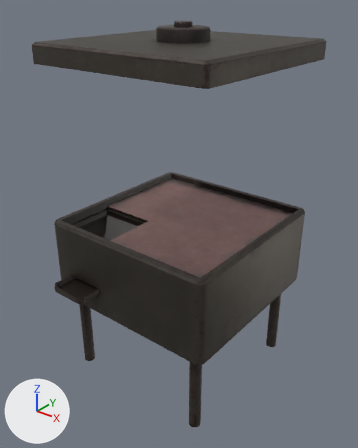
An edit to the FBX model Assets/models/UFO/DevilCatcher/ufo_base.fbx, drawn before and after from the same camera.
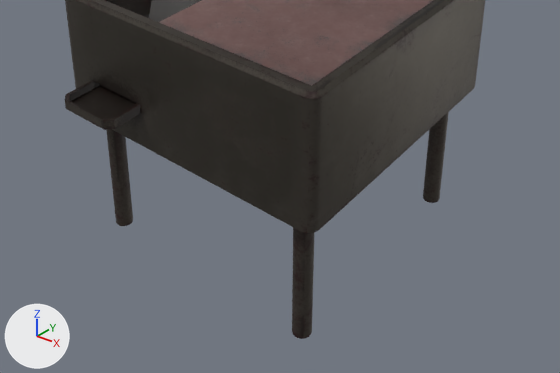
Each version appears first whole from a 50 mm camera at (9.34, -10.63, 7.12) aimed at (0.46, 0.47, 0.24), and next in a close-up on the part from 5% to 97% of the width and 51% to 100% of the height. The axes (+X, +Y, +Z) are drawn at lower left. The lights are the same throughout. The last two pictures show the newer version. Where no turn or scale is listed for an object, it has been applied to the vertices.

Objects in the first close-up: 'base.018'.
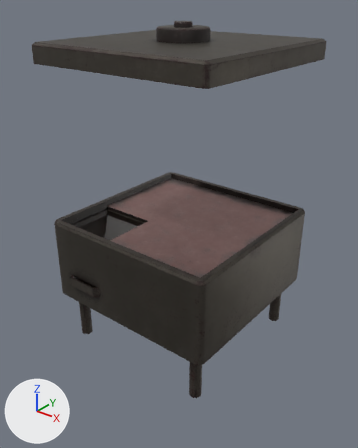
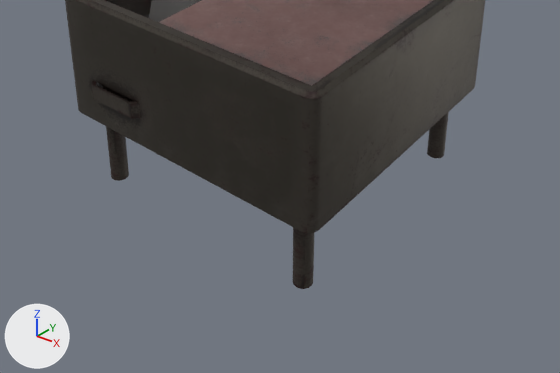
Edits to the scene script, one JSON object a line:
```json
{"block": "me_円柱_028", "where": "# used by ob_base_018; location = (0.14, 0.64, -0.22)"}
{"op": "remove", "block": "me_円柱_028", "code": "me_円柱_028.from_pydata(...)  # 698 vertices, 460 faces; spans x -2.8..3.1, y -3.48..3.18, z -4.99..6.41"}
{"op": "add", "block": "me_円柱_028", "code": "me_円柱_028.from_pydata(...)  # 670 vertices, 442 faces; spans x -2.8..3.1, y -2.72..3.18, z -3.77..6.41"}
{"block": "me_円柱_028", "change": "me_円柱_028 part 1"}
{"block": "me_円柱_028", "change": "32 vertices are removed from x -2.12..-0.8, y -3.48..-2.62, z -1.34..-1.14"}
{"block": "me_円柱_028", "change": "20 faces are deleted"}
{"block": "me_円柱_028", "change": "128 vertices in x -2.43..2.73, y -2.36..2.82, z -4.99 move by (0.0, 0.0, 1.22)"}
{"block": "me_円柱_028", "change": "3 vertices in x -2.06..-0.87, y -2.72..-2.61, z -1.14 move by (0.0, 0.0, 0.02)"}
{"block": "me_円柱_028", "change": "5 vertices move from x -2.08..-0.87, y -2.72..-2.39, z -1.34..-0.92 to x -2.08..-0.87, y -2.72..-2.39, z -1.44..-0.91"}
{"block": "me_円柱_028", "change": "4 vertices are added at (-2.12, -2.72, -1.13), (-0.8, -2.72, -1.13), (-0.8, -2.72, -1.44), (-2.12, -2.72, -1.44)"}
{"block": "me_円柱_028", "change": "2 new faces join them, mat_base"}
{"op": "add", "block": "me_円柱_028_1", "code": ["me_円柱_028_1 = bpy.data.meshes.new('円柱.028')", "me_円柱_028_1.from_pydata(...)  # 33 vertices, 15 faces; spans x -0.643..0.684, y -0.451..0.413, z -0.128..0.19", "me_円柱_028_1.materials.append(mat_base)"]}
{"op": "add", "block": "ob_base_002", "code": ["ob_base_002 = bpy.data.objects.new('base.002', me_円柱_028_1)", "ob_base_002.location = (-1.34, -1.75, -1.54)"]}
```

Location of each change, (x1, y1, x2, y2) in pixels of the close-ups (560 x 373 px; the box of a moved part takes in the faces that stretch with it):
```json
{"object": "base.018", "change": "reshaped", "before": [65, 0, 485, 339], "after": [65, 0, 485, 289]}
{"object": "base.002", "change": "added", "after": [92, 80, 141, 119]}
{"part": 1, "of": "me_円柱_028", "change": "moved or reshaped", "before": [65, 0, 449, 339], "after": [75, 0, 449, 289]}
```
